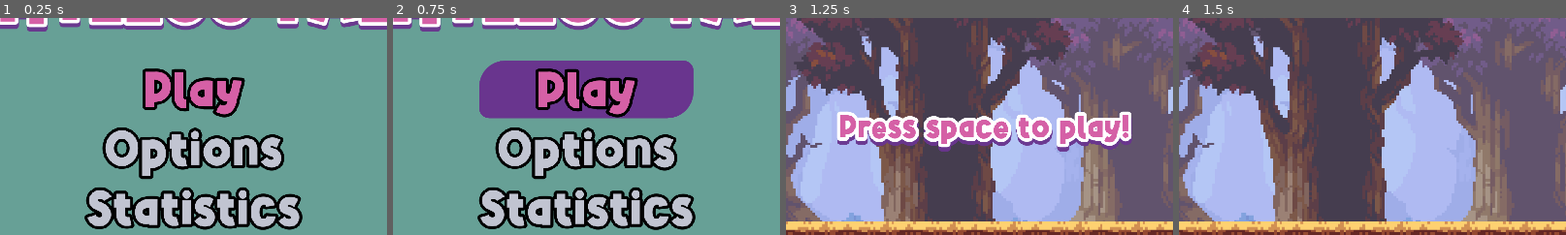
Above: before the commit, frames 1-4 (left to right).
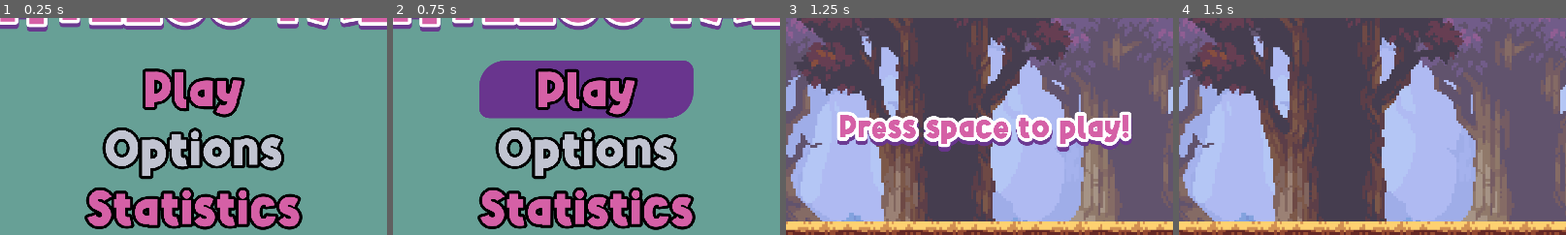
Above: after the commit, the same moments.

Repository: Teakitter/FlightlessFaeries
Game: Godot game, scene res://scenes/menu.tscn
Two runs of this game, one before a commit and one after it. Both use one fixed random seed, a clock stepped at 60 frames per second and the inputs below. Sound files missing from this copy of the repository are replaced by a short silence.
Inputs:
- Up to frame 1 (0.25 s): no input
- Up to frame 2 (0.75 s): click "Play" at 0.5 s
- Up to frame 3 (1.25 s): no input
- Up to frame 4 (1.5 s): tap Space at 1.25 s; hold W (jump) from 1.28 s (still down)
The pictures show only the part of the screen within x 24-74%, y 25-75%; the shares and areas given below are measured in that part.

The runs differ from the first frame. In frame 1, 4.9% of the frame differs, in the area x 22-78%, y 79-97%; in frame 2, 4.9%; in frame 3, nothing differs; in frame 4, nothing differs.

Commit message:
i am so tired of trying to figure out statistics

Diff:
--- a/game/project.godot
+++ b/game/project.godot
@@ -20,12 +20,15 @@
 boot_splash/use_filter=false
 config/icon="res://assets/images/icon.png"
 
+[autoload]
+
+GlobalStatistics="*res://script/GlobalStatistics.gd"
+Autoload="*res://script/Autoload.gd"
+
 [display]
 
 window/size/viewport_width=1920
 window/size/viewport_height=1080
-window/size/mode=3
-window/size/borderless=true
 window/vsync/vsync_mode=0
 
 [filesystem]
--- a/game/scenes/menu.tscn
+++ b/game/scenes/menu.tscn
@@ -8,6 +8,7 @@
 
 [sub_resource type="GDScript" id="GDScript_hyc8s"]
 script/source = "extends Control
+
 
 func _on_play_pressed():
 	$SoundPress.play()
@@ -23,7 +24,7 @@
 func _on_statistics_pressed():
 	$SoundPress.play()
 	await $SoundPress.finished
-	pass # Replace with function body.
+	get_tree().change_scene_to_file(\"res://scenes/statistics.tscn\")
 
 func _on_quit_pressed():
 	$SoundPress.play()
@@ -103,7 +104,6 @@
 
 [node name="Statistics" type="Button" parent="MarginContainer/VBoxContainer"]
 layout_mode = 2
-disabled = true
 text = "Statistics"
 
 [node name="Quit" type="Button" parent="MarginContainer/VBoxContainer"]
--- /dev/null
+++ b/game/scenes/statistics.tscn
@@ -0,0 +1,89 @@
+[gd_scene load_steps=3 format=3 uid="uid://cl7cplhqd72k6"]
+
+[ext_resource type="LabelSettings" uid="uid://bxioudgjyrh2h" path="res://assets/TitleSettings.tres" id="1_44t5m"]
+[ext_resource type="LabelSettings" uid="uid://dyj8hj38cjxyd" path="res://assets/LabelSettings.tres" id="2_f5rv5"]
+
+[node name="Control" type="Control"]
+layout_mode = 3
+anchors_preset = 15
+anchor_right = 1.0
+anchor_bottom = 1.0
+grow_horizontal = 2
+grow_vertical = 2
+
+[node name="Background" type="ColorRect" parent="."]
+offset_right = 1920.0
+offset_bottom = 1080.0
+color = Color(0.403922, 0.627451, 0.588235, 1)
+
+[node name="MarginContainer" type="MarginContainer" parent="."]
+layout_mode = 0
+offset_right = 1920.0
+offset_bottom = 1080.0
+
+[node name="VBoxContainer" type="VBoxContainer" parent="MarginContainer"]
+layout_mode = 2
+
+[node name="StatisticsLabel" type="Label" parent="MarginContainer/VBoxContainer"]
+layout_mode = 2
+text = "STATISTICS"
+label_settings = ExtResource("1_44t5m")
+horizontal_alignment = 1
+vertical_alignment = 1
+
+[node name="Columns" type="HBoxContainer" parent="MarginContainer/VBoxContainer"]
+layout_mode = 2
+alignment = 1
+
+[node name="Column1" type="VBoxContainer" parent="MarginContainer/VBoxContainer/Columns"]
+layout_mode = 2
+
+[node name="LabelAllTime" type="Label" parent="MarginContainer/VBoxContainer/Columns/Column1"]
+layout_mode = 2
+text = "All Time"
+label_settings = ExtResource("2_f5rv5")
+uppercase = true
+
+[node name="LabelTotalDistance" type="Label" parent="MarginContainer/VBoxContainer/Columns/Column1"]
+layout_mode = 2
+text = "TOTAL DISTANCE: "
+label_settings = ExtResource("2_f5rv5")
+
+[node name="LabelTotalScore" type="Label" parent="MarginContainer/VBoxContainer/Columns/Column1"]
+layout_mode = 2
+text = "Total Score: "
+label_settings = ExtResource("2_f5rv5")
+uppercase = true
+
+[node name="LabelTotalJumps" type="Label" parent="MarginContainer/VBoxContainer/Columns/Column1"]
+layout_mode = 2
+text = "Total Jumps: "
+label_settings = ExtResource("2_f5rv5")
+uppercase = true
+
+[node name="LabelTotalGames" type="Label" parent="MarginContainer/VBoxContainer/Columns/Column1"]
+layout_mode = 2
+text = "Total Games: "
+label_settings = ExtResource("2_f5rv5")
+uppercase = true
+
+[node name="Column2" type="VBoxContainer" parent="MarginContainer/VBoxContainer/Columns"]
+layout_mode = 2
+
+[node name="LabelBestRun" type="Label" parent="MarginContainer/VBoxContainer/Columns/Column2"]
+layout_mode = 2
+text = "Best Run: "
+label_settings = ExtResource("2_f5rv5")
+uppercase = true
+
+[node name="LabelBestDistance" type="Label" parent="MarginContainer/VBoxContainer/Columns/Column2"]
+layout_mode = 2
+text = "Best Distance: "
+label_settings = ExtResource("2_f5rv5")
+uppercase = true
+
+[node name="LabelBestRun3" type="Label" parent="MarginContainer/VBoxContainer/Columns/Column2"]
+layout_mode = 2
+text = "Best Score: "
+label_settings = ExtResource("2_f5rv5")
+uppercase = true
--- /dev/null
+++ b/game/script/Autoload.gd
@@ -0,0 +1,3 @@
+extends Node
+
+var prev_scene
--- /dev/null
+++ b/game/script/GlobalStatistics.gd
@@ -0,0 +1,17 @@
+extends Node
+
+# all time
+var total_distance
+var total_score
+var total_jumps
+var total_games
+
+# best runs
+var longest_distance = 0
+var highest_score = 0
+
+# signal handler
+
+func _on_update_jump_statistic():
+	total_jumps += 1
+	print("Statistic total_jumps updated")
--- a/game/script/world.gd
+++ b/game/script/world.gd
@@ -6,11 +6,13 @@
 var distance : int
 var game_running : bool
 
+# game constants - don't change
 const DISTANCE_MODIFIER : int = 100
 const PLAYER_START_POS := Vector2i(221, 904)
 const CAM_START_POS := Vector2i(960, 520)
 const START_SPEED : float = 1
 const MAX_SPEED : int = 25
+
 
 func _ready():
 	screen_size = get_window().size
@@ -51,3 +53,9 @@
 
 func show_distance():
 	$HUD.get_node("DistanceLabel").text = "DISTANCE: " + str(distance / DISTANCE_MODIFIER)
+
+# adding to global statistics
+signal update_JumpStatistic
+func update_jump():
+	if Input.is_action_pressed("jump"):
+		update_JumpStatistic.emit()
